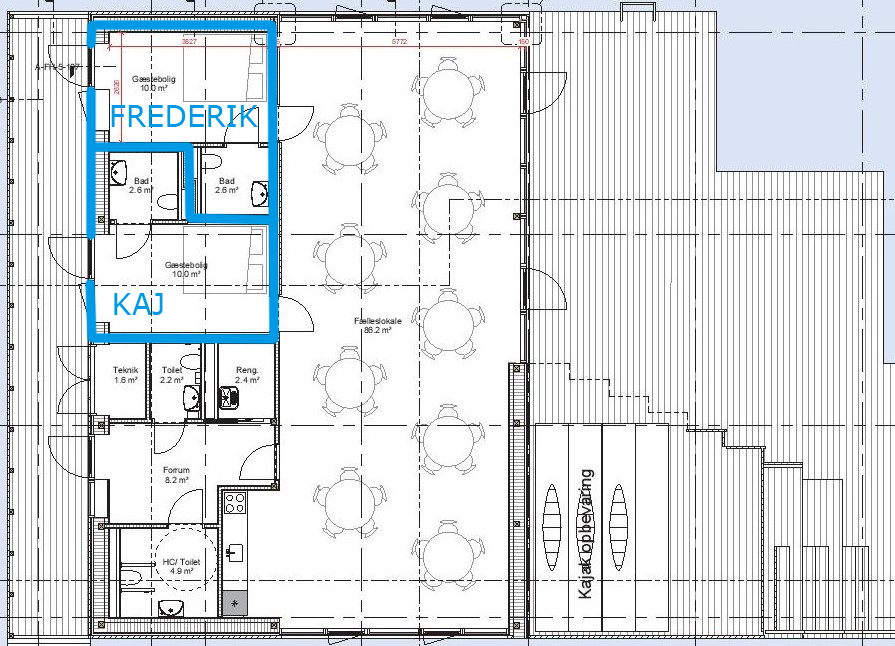
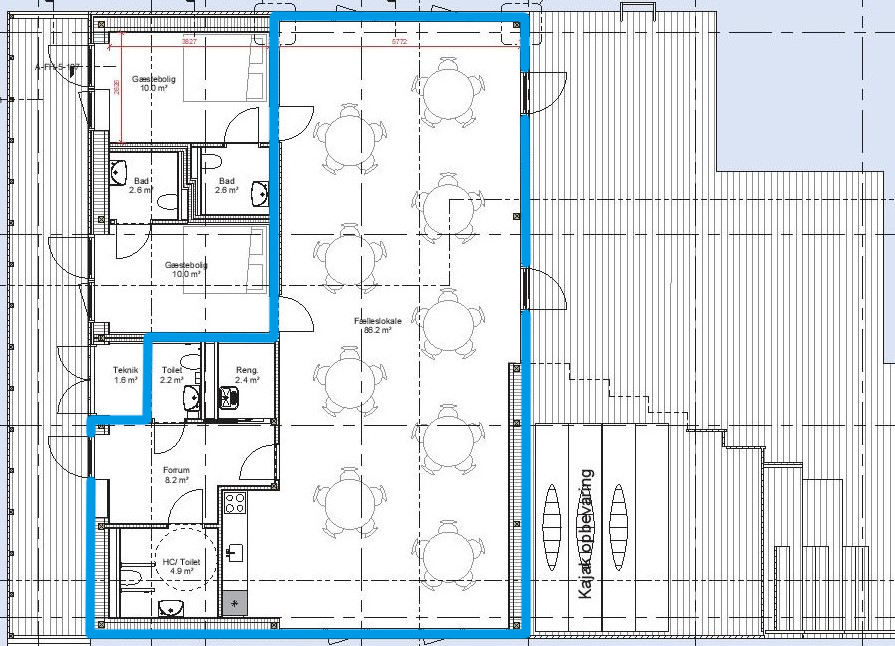
The second 895px x 646px image is a revision of the first. Changes to its layers:
hid "KAJ" over (114, 293, 163, 315)
hid "FREDERIK" over (111, 105, 258, 127)
hid "Layer 2" over (84, 19, 280, 345)
showed "Layer 1" over (84, 10, 532, 640)
